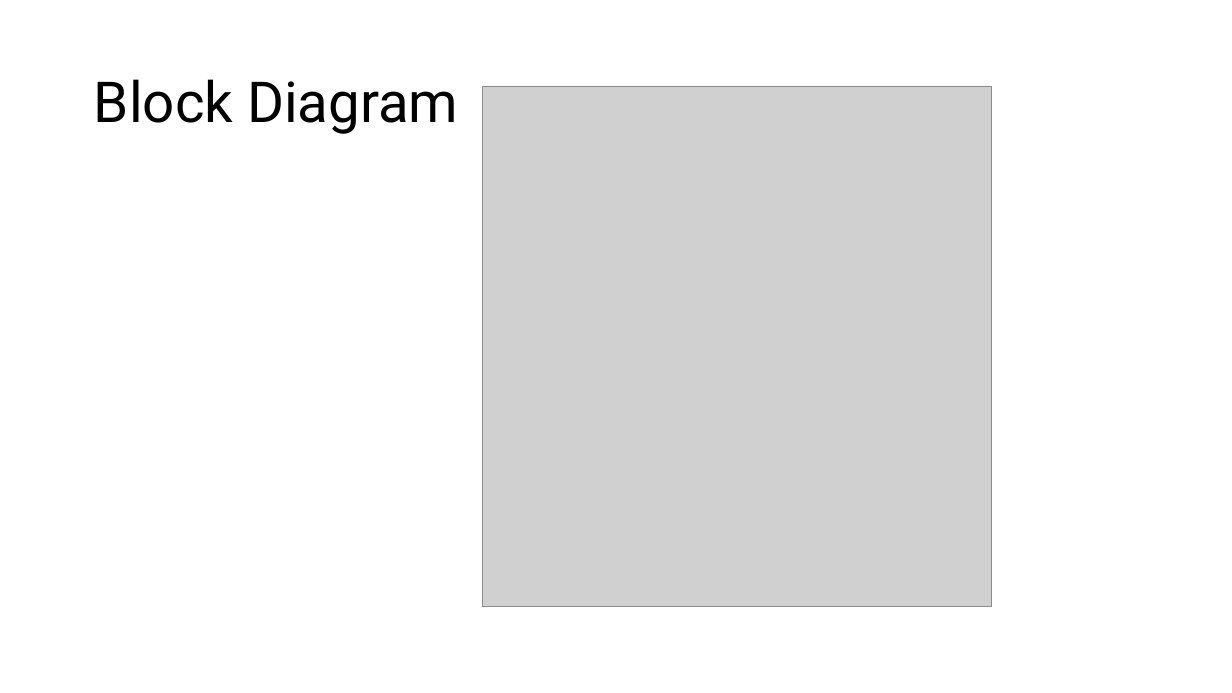
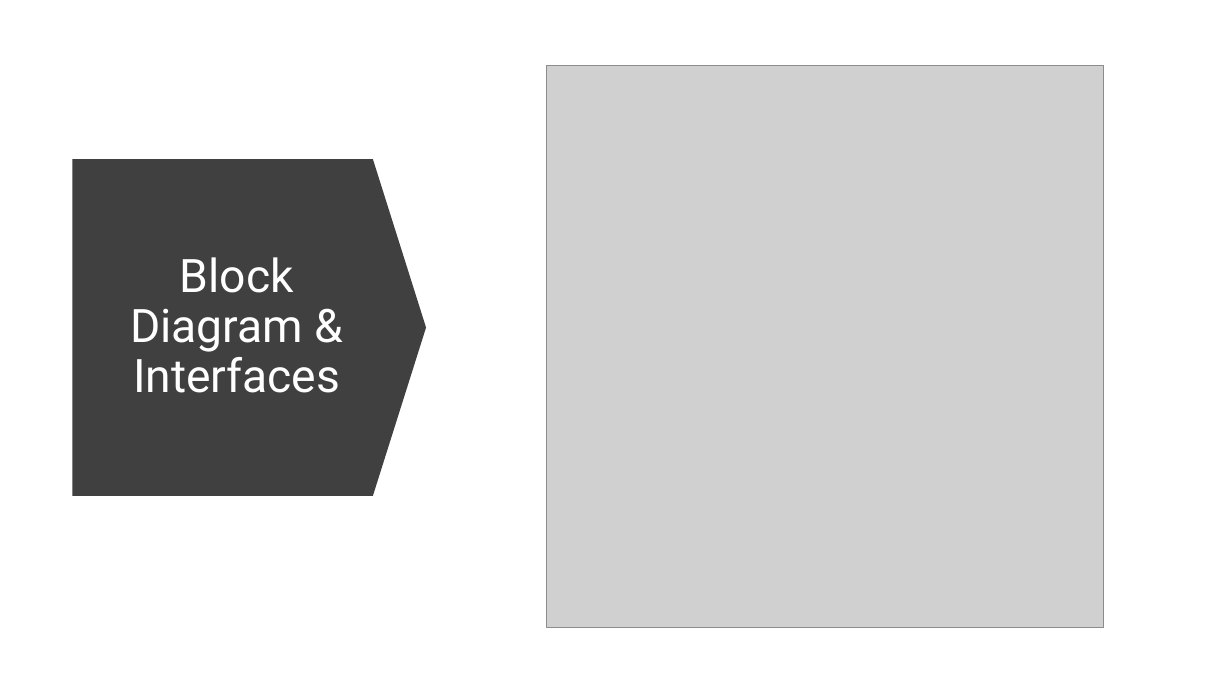
Before and after one commit to Tannyr-Singleterry/ECE590_SeniorDesign, a slide deck: slide 11 of Documents/CDR/CDR_Presentation.pptx. Drawn at 1232x693 pixels with LibreOffice and Linux fonts; fonts in the diff are those of the drawing; grey boxes stand for pictures. Boxes give left, top, right and bottom in pixels: in the first picture for what was removed or moved away, otherwise in the second. Text is boxed around its words. In the diff, an @@ line names an element or a change of style, - is before the commit and + after.

```diff
--- a/Documents/CDR/CDR_Presentation.pptx
+++ b/Documents/CDR/CDR_Presentation.pptx
@@ picture resized from (x1=482, y1=86, x2=992, y2=607) to (x1=547, y1=65, x2=1104, y2=628) @@
@@ down arrow added at (x1=73, y1=159, x2=427, y2=496), fill #404040 @@
@@ title at (x1=130, y1=257, x2=340, y2=393): text changed; size 44 to 36 pt; text colour #000000 to #FFFFFF @@
-Block Diagram
+Block Diagram & Interfaces
```
Also in this commit, not shown: 9 other slides changed.
